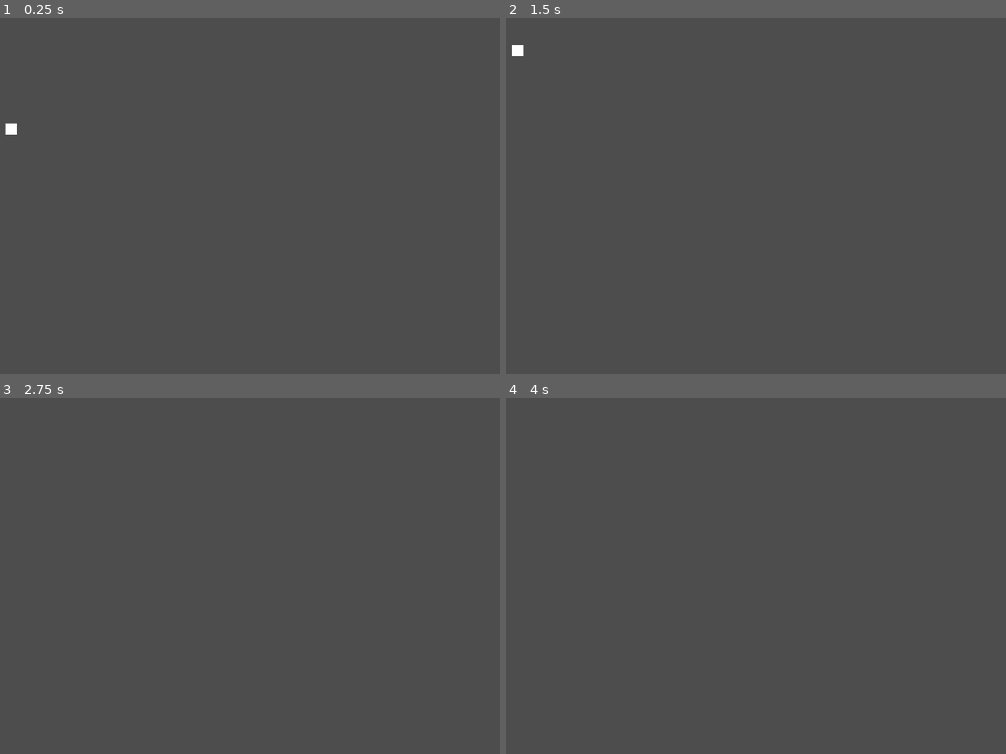
Above: before the commit, frames 1-4 (two rows, left to right).
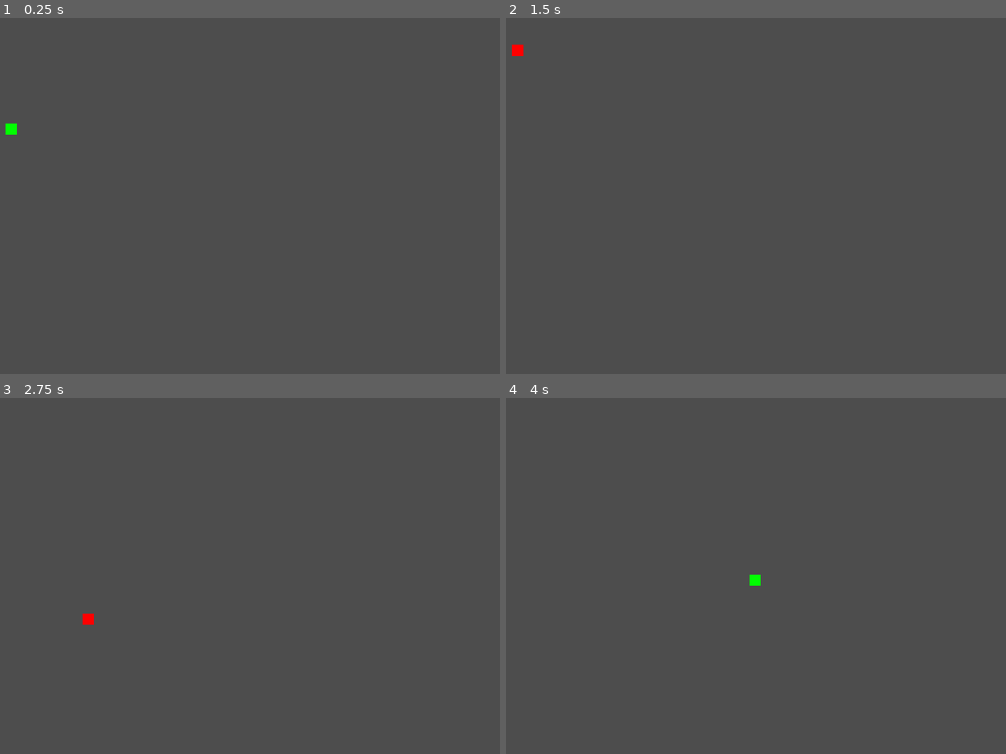
Above: after the commit, the same moments.

Repository: billbobphil/one-bit-jam-3
Game: Godot game, scene res://demo/demo.tscn
Two runs of this game, one before a commit and one after it. Both use one fixed random seed, a clock stepped at 60 frames per second and the inputs below. This scene is started directly instead of the project's main scene.
Inputs:
- Up to frame 1 (0.25 s): no input
- Up to frame 2 (1.5 s): tap Enter at 0.5 s; hold Space (rise, bound only before the commit) 0.53-1.28 s; tap Right (levelOut, bound only before the commit) at 0.6 s; tap Space (rise, bound only before the commit) at 1.35 s
- Up to frame 3 (2.75 s): tap Right (levelOut, bound only before the commit) at 1.55, 2.1 s; hold Space (rise, bound only before the commit) from 2.03 s (still down)
- Up to frame 4 (4 s): release Space (rise, bound only before the commit) at 2.78 s; tap Space (rise, bound only before the commit) at 2.85 s; tap Right (levelOut, bound only before the commit) at 3.05, 3.6 s; hold Space (rise, bound only before the commit) from 3.53 s (still down)

The runs differ from the first frame. In frame 1, less than 0.1% of the frame differs, in the area x 1-4%, y 29-33%; in frame 2, less than 0.1%; in frame 3, less than 0.1%; in frame 4, less than 0.1%.

Commit message:
Player refactored to work with single input control

Diff:
--- a/player/Player.gd
+++ b/player/Player.gd
@@ -1,4 +1,9 @@
 extends Node2D
+
+
+@onready var sprite : Sprite2D = $Sprite2D;
+@export var canRiseColor : Color = Color(0, 1, 0, 1);
+@export var isFallingColor : Color = Color(1, 0, 0, 1);
 
 @export_category("Curve Speeds")
 @export_subgroup("Vertical")
@@ -20,6 +25,7 @@
 @export var numberOfDiveTicks = 10;
 @export var minimumNumberOfCurveTicks = 5;
 @export var allowedTooSlowTicks = 25;
+@export var minimumLevelOutTicksBeforeCanRise = 20;
 @export_subgroup("Too Slow")
 @export var tooSlowRate : float = 0.025;
 
@@ -29,43 +35,32 @@
 var numberOfHorizontalFallOffOccurences = 0;
 var currentVerticalFallSpeed;
 var currentHorizontalFallSpeed;
+var leveledOutTicks = 0;
 
 var numberOfPostLevelOutVerticalTicks = 0;
 var verticalTicksBeforeLevelOut = 0;
 
 var hasLeftGround = false;
 var shouldFall = false;
+var canRise = true;
+var isRising = false;
 
 var wentToSlow = false;
 var shouldLevelOut = false;
 
+func _ready():
+	sprite.modulate = canRiseColor;
+
 # Called every frame. 'delta' is the elapsed time since the previous frame.
 func _process(delta):
 
-	if(Input.is_action_pressed("rise")) :
-		position += Vector2(0, -riseSpeed) * delta;
-		hasLeftGround = true;
-		shouldFall = false;
-		wentToSlow = false;
-		tooSlowTicks = 0;
-		timeFalling = 0;
-		numberOfVerticalFallOffOccurences = 0;
-		numberOfHorizontalFallOffOccurences = 0;
-		numberOfPostLevelOutVerticalTicks = 0;
-		shouldLevelOut = false;
-		verticalTicksBeforeLevelOut = 0;
-
-
-	if(Input.is_action_just_released("rise")):
-		shouldFall = true;
-		currentVerticalFallSpeed = fallSpeedVertical;
-		currentHorizontalFallSpeed = fallSpeedHorizontal;
-
 	if(wentToSlow):
+		print('too slow')
 		position += Vector2(crashHorizontalSpeed, crashVerticalSpeed) * delta;
 	elif(shouldFall):
-
-		if(!shouldLevelOut && Input.is_action_just_pressed("levelOut")):
+		print('falling');
+		if(!shouldLevelOut && Input.is_action_just_pressed("toggle")):
+			print('trigger level out');
 			shouldLevelOut = true;
 			verticalTicksBeforeLevelOut = numberOfVerticalFallOffOccurences;
 
@@ -93,7 +88,11 @@
 				if(numberOfPostLevelOutVerticalTicks <= verticalTicksBeforeLevelOut + minimumNumberOfCurveTicks):
 					currentHorizontalFallSpeed = currentHorizontalFallSpeed + fallSpeedHorizontalIncrementRate;
 				else:
+					leveledOutTicks += 1;
 					currentHorizontalFallSpeed = currentHorizontalFallSpeed - fallSpeedHorizontalFallOff;
+					if(leveledOutTicks > minimumLevelOutTicksBeforeCanRise):
+						canRise = true;
+						sprite.modulate = canRiseColor;
 
 			if(currentHorizontalFallSpeed < 5):
 				currentHorizontalFallSpeed = 2;
@@ -106,3 +105,32 @@
 				wentToSlow = true;
 
 		position += Vector2(currentHorizontalFallSpeed, currentVerticalFallSpeed) * delta;
+
+	if(isRising):
+		print('rising');
+		position += Vector2(0, -riseSpeed) * delta;
+
+	if(isRising && Input.is_action_just_pressed("toggle")):
+		print('trigger falling')
+		canRise = false;
+		isRising = false;
+		shouldFall = true;
+		currentVerticalFallSpeed = fallSpeedVertical;
+		currentHorizontalFallSpeed = fallSpeedHorizontal;
+		sprite.modulate = isFallingColor;
+
+	if(canRise && !isRising && Input.is_action_just_pressed("toggle")):
+		print('trigger rising')
+		# position += Vector2(0, -riseSpeed) * delta;
+		isRising = true;
+		hasLeftGround = true;
+		shouldFall = false;
+		wentToSlow = false;
+		tooSlowTicks = 0;
+		timeFalling = 0;
+		leveledOutTicks = 0;
+		numberOfVerticalFallOffOccurences = 0;
+		numberOfHorizontalFallOffOccurences = 0;
+		numberOfPostLevelOutVerticalTicks = 0;
+		shouldLevelOut = false;
+		verticalTicksBeforeLevelOut = 0;
--- a/project.godot
+++ b/project.godot
@@ -23,14 +23,9 @@
 
 [input]
 
-rise={
+toggle={
 "deadzone": 0.5,
 "events": [Object(InputEventKey,"resource_local_to_scene":false,"resource_name":"","device":-1,"window_id":0,"alt_pressed":false,"shift_pressed":false,"ctrl_pressed":false,"meta_pressed":false,"pressed":false,"keycode":0,"physical_keycode":32,"key_label":0,"unicode":32,"echo":false,"script":null)
-]
-}
-levelOut={
-"deadzone": 0.5,
-"events": [Object(InputEventKey,"resource_local_to_scene":false,"resource_name":"","device":-1,"window_id":0,"alt_pressed":false,"shift_pressed":false,"ctrl_pressed":false,"meta_pressed":false,"pressed":false,"keycode":0,"physical_keycode":4194321,"key_label":0,"unicode":0,"echo":false,"script":null)
 ]
 }
 
